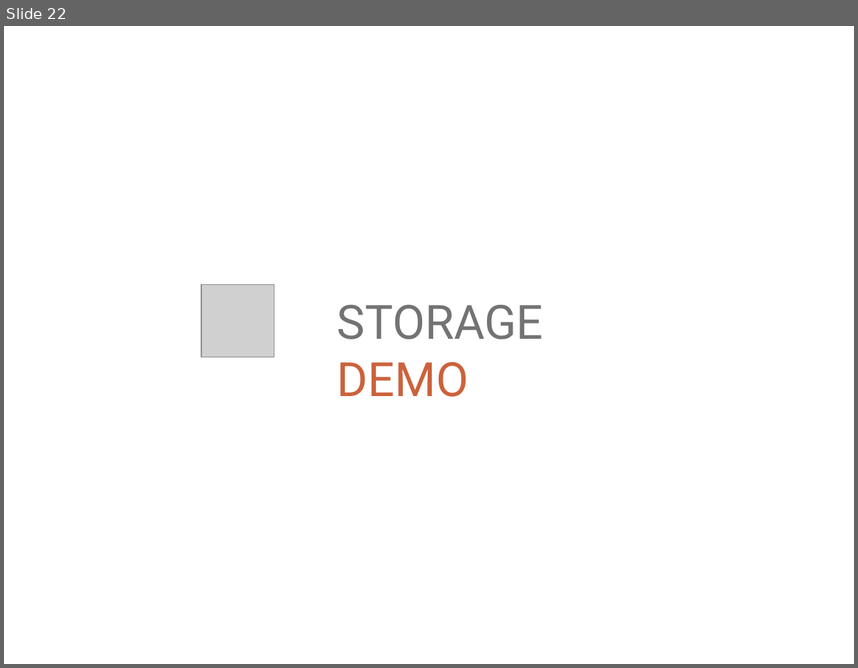
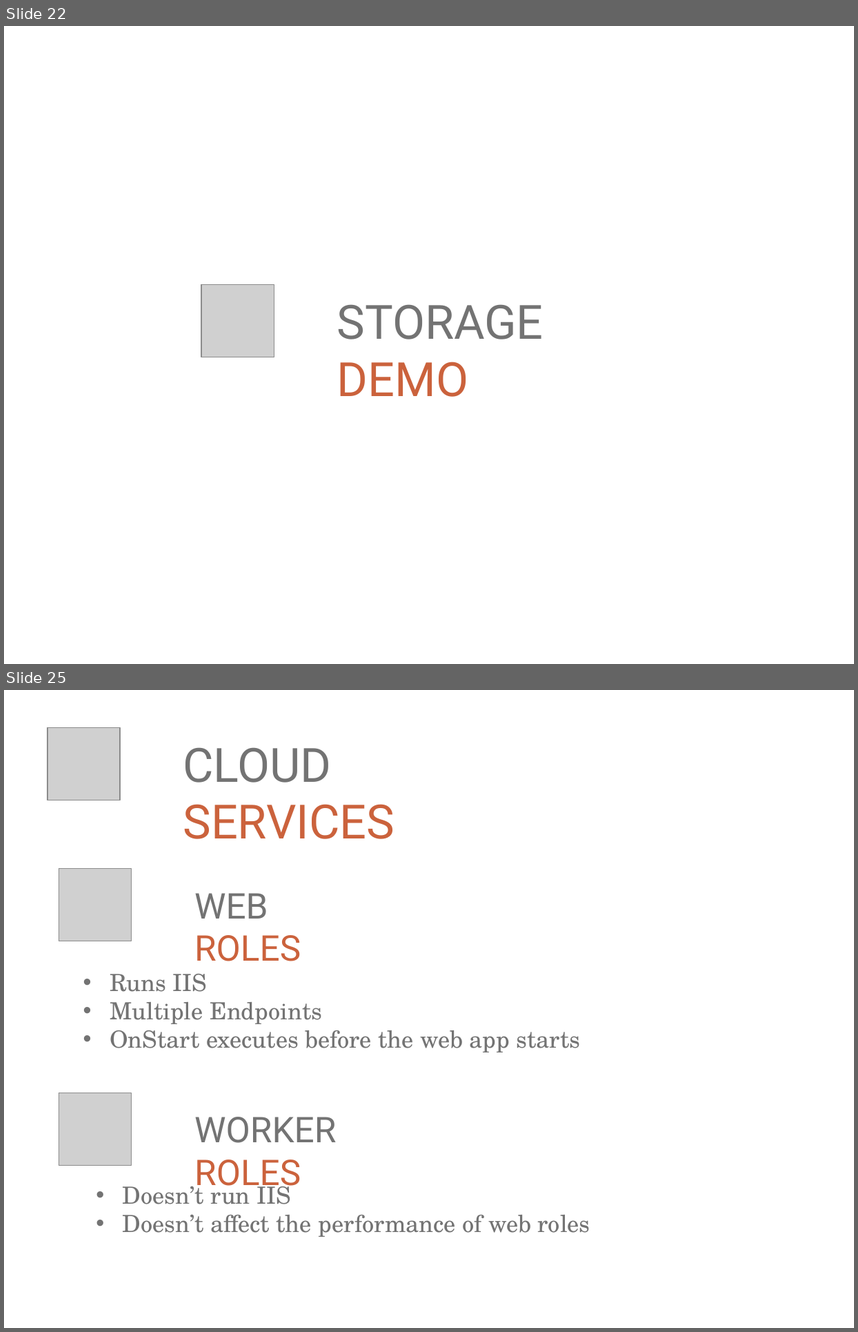
Before and after one commit to ritasker/Presentations-Archive, a slide deck: Current/Azure The Good Parts Web Apps/AzureTheGoodParts-WebApps.pptx. Shown one above the other, each under a label of ours: slide 22 before the commit, slides 22 and 25 after it; the slides between them are not shown. The pictures are 858x668 and 858x1332 pixels, drawn with LibreOffice and Linux fonts; fonts in the diff are those of the drawing; grey boxes stand for pictures; background and template pictures are left out. Boxes give left, top, right and bottom in pixels: in the first picture for what was removed or moved away, otherwise in the second. Text is boxed around its words. In the diff, an @@ line names an element or a change of style, - is before the commit and + after.

Commit message:
Adds new images to the assets and new slides to the presentation.

```diff
--- a/Current/Azure The Good Parts Web Apps/AzureTheGoodParts-WebApps.pptx
+++ b/Current/Azure The Good Parts Web Apps/AzureTheGoodParts-WebApps.pptx
@@ slide 25 added at (4, 690, 854, 1328), background picture (left out) @@
@@ picture added at (47, 727, 120, 800) @@
@@ text added at (183, 747, 395, 839), 40 pt, text #CB623C @@
+CLOUD SERVICES
@@ picture added at (59, 869, 132, 940) @@
@@ text added at (194, 893, 301, 961), 30 pt, text #CB623C @@
+WEB ROLES
@@ text added at (110, 974, 581, 1052), 20 pt, text #737373 @@
+• Runs IIS
+• Multiple Endpoints
+• OnStart executes before the web app starts
@@ picture added at (59, 1092, 132, 1164) @@
@@ text added at (194, 1116, 336, 1194), 30 pt, text #737373 @@
+WORKER ROLES
@@ text added at (123, 1181, 590, 1236), 20 pt, text #737373 @@
+• Doesn’t run IIS
+• Doesn’t affect the performance of web roles
```
Also in this commit, not shown: 2 slides changed, 3 other slides added, 1 slide removed, 3 other files.
